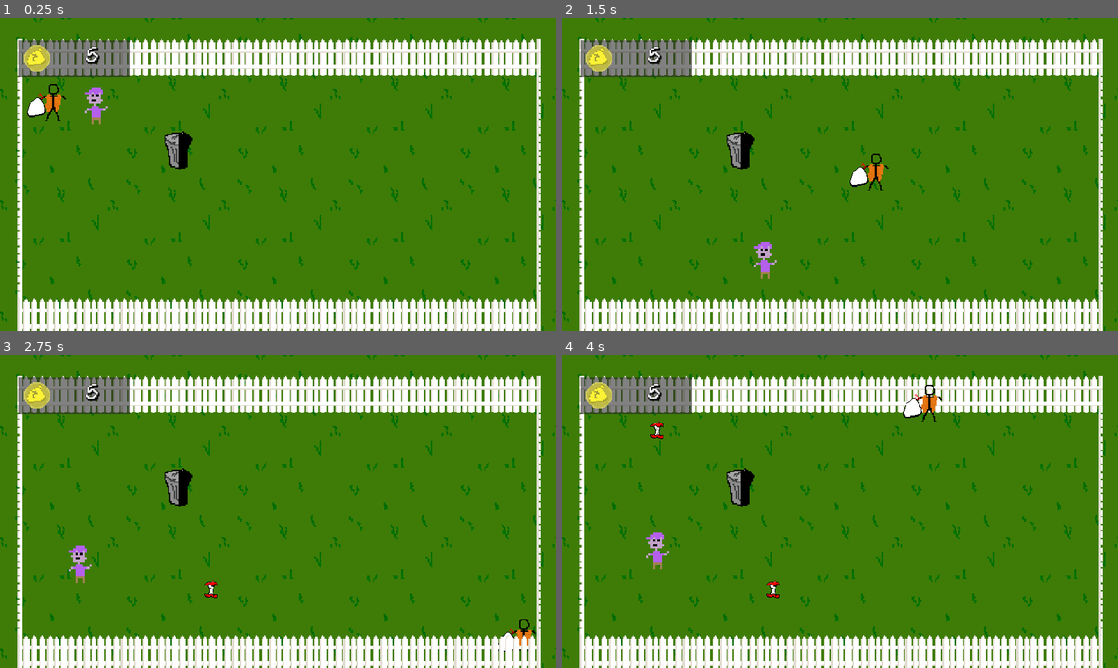
Above: before the commit, frames 1-4 (two rows, left to right).
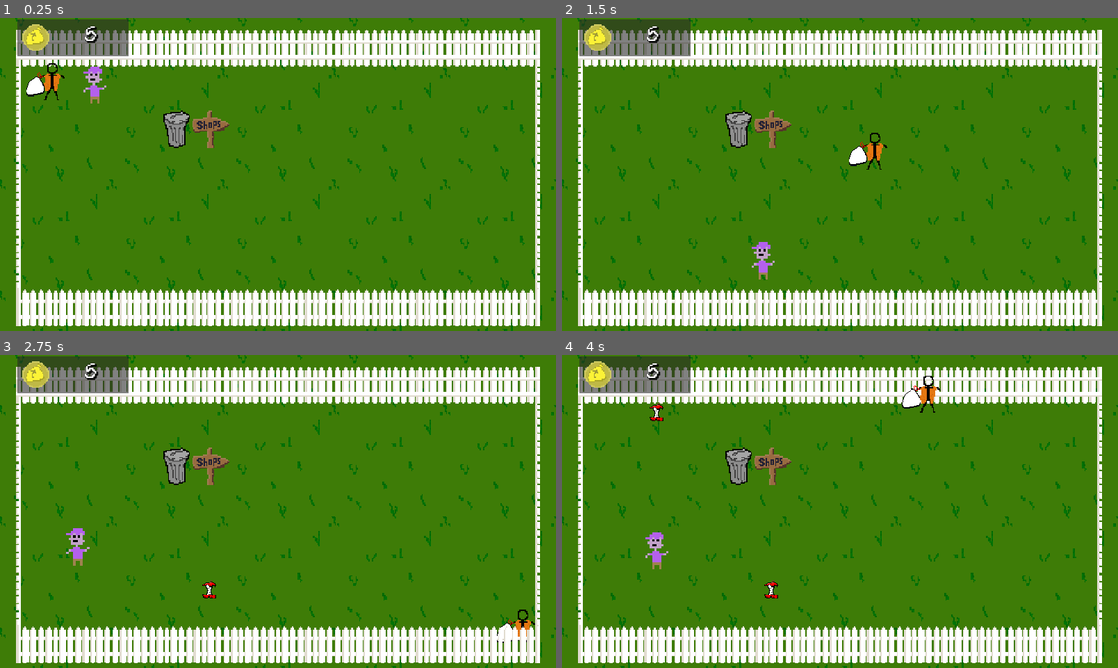
Above: after the commit, the same moments.

Repository: RagingTurtle/TrashMan
Game: Godot game, scene res://Areas/grassy_area.tscn
Two runs of this game, one before a commit and one after it. Both use one fixed random seed, a clock stepped at 60 frames per second and the inputs below.
Inputs:
- Up to frame 1 (0.25 s): no input
- Up to frame 2 (1.5 s): tap Enter at 0.5 s; hold Right (ui_right) 0.53-1.28 s; hold Down (ui_down) from 1.28 s (still down)
- Up to frame 3 (2.75 s): release Down (ui_down) at 2.03 s; hold Right (ui_right) from 2.03 s (still down)
- Up to frame 4 (4 s): release Right (ui_right) at 2.78 s; hold Up (ui_up) 2.78-3.53 s; hold Left (ui_left) from 3.53 s (still down)

The runs differ from the first frame. In frame 1, 24% of the frame differs, in the area x 0-100%, y 0-100%; in frame 2, 24%; in frame 3, 23%; in frame 4, 23%.

Commit message:
open shop at sign

Diff:
--- a/Areas/grassy_area.tscn
+++ b/Areas/grassy_area.tscn
@@ -9,9 +9,10 @@
 [ext_resource type="Texture2D" uid="uid://72p8lqnqd4yn" path="res://Sprites/bag_white.png" id="7_20fax"]
 [ext_resource type="PackedScene" uid="uid://cjngg7k0w7xju" path="res://Managers/coin_manager.tscn" id="7_j78q6"]
 [ext_resource type="Texture2D" uid="uid://c6bnc5pjcfexq" path="res://Sprites/bag_full.png" id="8_o73xh"]
+[ext_resource type="Script" path="res://Items/shopsign.gd" id="10_nsfmh"]
+[ext_resource type="Texture2D" uid="uid://c1gh5tvincpy4" path="res://Sprites/signPost.png" id="11_3q7e3"]
 
 [node name="GrassyArea" type="Node2D"]
-position = Vector2(1, 18)
 
 [node name="Grass" type="Control" parent="."]
 layout_mode = 3
@@ -40,6 +41,7 @@
 stretch_mode = 1
 
 [node name="TileMap" parent="." instance=ExtResource("2_ssqmf")]
+position = Vector2(0, 10)
 layer_0/tile_data = PackedInt32Array(0, 0, 0, 458752, 0, 2, 458766, 131072, 2, 14, 131072, 0, 65550, 131072, 1, 131086, …(577 unchanged characters)…
 
 [node name="Enemy" parent="." instance=ExtResource("4_1wdlt")]
@@ -71,5 +73,16 @@
 [node name="Trashcan" parent="Trash Manager" instance=ExtResource("6_nr74n")]
 position = Vector2(152, 96)
 
+[node name="Shop Sign" type="Area2D" parent="."]
+position = Vector2(182.025, 96)
+script = ExtResource("10_nsfmh")
+
+[node name="CollisionPolygon2D" type="CollisionPolygon2D" parent="Shop Sign"]
+polygon = PackedVector2Array(3, -12, 6.6, -12, 16, -5.4, 16, -1, 13, 3, 9.3, 3, 4.1, 3.7, 5, 16, -5, 16, -5, 4, -16, 4, -16, -9, -15.1, -9, -5, -11.5, -5, -16, 3, -16)
+
+[node name="Sprite2D" type="Sprite2D" parent="Shop Sign"]
+texture = ExtResource("11_3q7e3")
+
 [connection signal="trash_dropped" from="Enemy" to="Trash Manager" method="_on_trash_dropped"]
 [connection signal="dispose_trash" from="Trash Manager/Trashcan" to="Trash Manager" method="_on_dispose_trash"]
+[connection signal="body_entered" from="Shop Sign" to="Shop Sign" method="_on_body_entered"]
--- a/Areas/shop.gd
+++ b/Areas/shop.gd
@@ -4,6 +4,8 @@
 
 var shop_items: Dictionary = {"trashcan": 2, "bag": 3, "drink": 1}
 var selected_item: String
+var player_body: Node2D
+var main_scene_coin_manager: Node2D
 
 func _on_trashcan_pressed() -> void:
 	shake_button($Background/Trashcan)
@@ -58,3 +60,9 @@
 	else:
 		print("fail")
 	print(coin_manager.coin_amount)
+
+
+func _on_exit_button_pressed() -> void:
+	player_body.movement_disabled = false
+	main_scene_coin_manager.coin_amount = coin_manager.coin_amount
+	self.queue_free()
--- a/Areas/shop.tscn
+++ b/Areas/shop.tscn
@@ -18,6 +18,8 @@
 script = ExtResource("12_2wp11")
 
 [node name="Shop" type="Control"]
+z_index = 10
+layout_direction = 2
 layout_mode = 3
 anchors_preset = 15
 anchor_right = 1.0
@@ -121,9 +123,18 @@
 
 [node name="Coin Manager" parent="." instance=ExtResource("12_7fmn3")]
 
+[node name="ExitButton" type="Button" parent="."]
+layout_mode = 0
+offset_left = 331.0
+offset_top = 222.0
+offset_right = 411.0
+offset_bottom = 253.0
+text = "Exit Shop"
+
 [connection signal="pressed" from="Background/Trashcan" to="." method="_on_trashcan_pressed"]
 [connection signal="focus_entered" from="Background/BagBox" to="." method="_on_bag_box_focus_entered"]
 [connection signal="focus_exited" from="Background/BagBox" to="." method="_on_bag_box_focus_exited"]
 [connection signal="pressed" from="Background/BagBox" to="." method="_on_bag_box_pressed"]
 [connection signal="pressed" from="Background/EnergyDrink" to="." method="_on_energy_drink_pressed"]
 [connection signal="pressed" from="BuyButton" to="." method="_on_buy_button_pressed"]
+[connection signal="pressed" from="ExitButton" to="." method="_on_exit_button_pressed"]
--- a/Characters/player.gd
+++ b/Characters/player.gd
@@ -2,7 +2,15 @@
 
 @export var speed: float = 300.0
 
+var movement_disabled: bool = false
+
 func _physics_process(_delta):
+	if !movement_disabled:
+		player_movement()
+	if Input.is_action_just_pressed("ui_cancel"):
+		get_tree().quit()
+
+func player_movement() -> void:
 	var directionx: float = Input.get_axis("ui_left", "ui_right")
 	if directionx:
 		velocity.x = directionx * speed
@@ -15,7 +23,4 @@
 	else:
 		velocity.y = move_toward(velocity.y, 0, speed)
 
-	if Input.is_action_just_pressed("ui_cancel"):
-		get_tree().quit()
-
 	move_and_slide()
--- /dev/null
+++ b/Items/shopsign.gd
@@ -0,0 +1,12 @@
+extends Area2D
+
+const SHOP_SCENE: String = "res://Areas/shop.tscn"
+
+func _on_body_entered(body: Node2D) -> void:
+	if (body.name) == "Player":
+		body.movement_disabled = true
+		var shop = preload(SHOP_SCENE).instantiate()
+		shop.player_body = body
+		$"../..".add_child(shop)
+		shop.coin_manager.coin_amount = $"../Coin Manager".coin_amount
+		shop.main_scene_coin_manager = $"../Coin Manager"
--- a/Items/trashcan.tscn
+++ b/Items/trashcan.tscn
@@ -14,7 +14,6 @@
 modulate = Color(0, 0, 0, 1)
 offset_right = 32.0
 offset_bottom = 32.0
-value = 50.0
 fill_mode = 4
 texture_progress = ExtResource("1_fdhsv")
 texture_progress_offset = Vector2(-15, -15)
Not shown: 1 places in Areas/grassy_area.tscn that only renumber resources
Binary file added: Sprites/signPost.png
Not shown, added: Sprites/signPost.png.import
